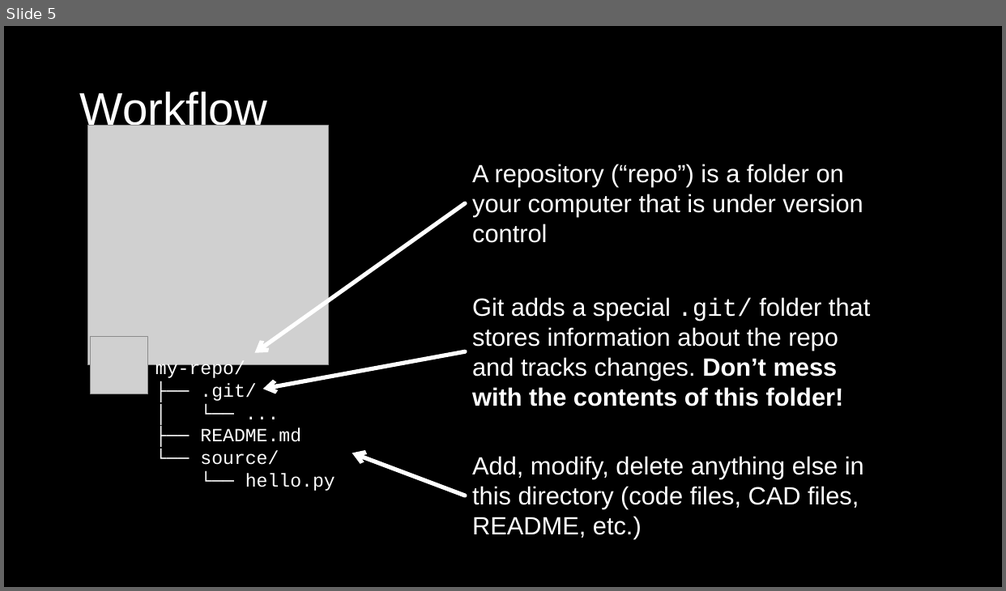
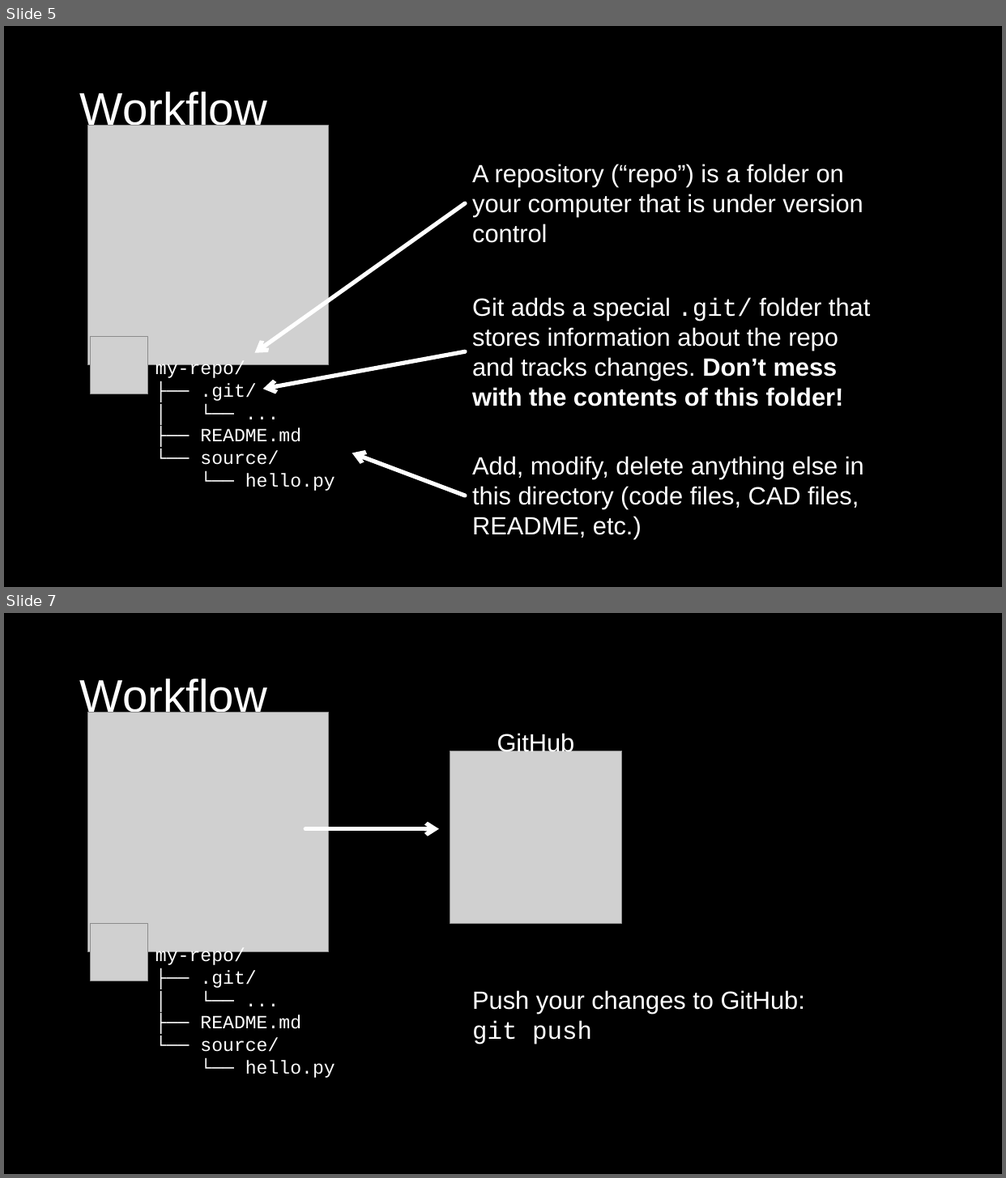
Before and after one commit to ShawnHymel/workshop-intro-to-git-and-github, a slide deck: slides/intro-to-git-and-github.pptx. Shown one above the other, each under a label of ours: slide 5 before the commit, slides 5 and 7 after it; the slides between them are not shown. The pictures are 1006x591 and 1006x1178 pixels, drawn with LibreOffice and Linux fonts; fonts in the diff are those of the drawing; grey boxes stand for pictures. Boxes give left, top, right and bottom in pixels: in the first picture for what was removed or moved away, otherwise in the second. Text is boxed around its words. In the diff, an @@ line names an element or a change of style, - is before the commit and + after.

```diff
--- a/slides/intro-to-git-and-github.pptx
+++ b/slides/intro-to-git-and-github.pptx
@@ slide 7 added at <box>4,613,1002,1174</box>, background #000000 @@
@@ title added at <box>80,679,267,720</box>, 44 pt, text #FFFFFF @@
+Workflow
@@ picture added at <box>88,712,328,952</box> @@
@@ text added at <box>497,732,575,756</box>, 24 pt, text #FFFFFF @@
+GitHub
@@ picture added at <box>450,751,621,923</box> @@
@@ arrow added from (305, 829) to (439, 829), #FFFFFF 4 pt @@
@@ picture added at <box>90,924,147,982</box> @@
@@ text added at <box>155,948,335,1078</box>, 18 pt, text #FFFFFF @@
+my-repo/
+├── .git/
+│ └── ...
+├── README.md
+└── source/
+└── hello.py
@@ text added at <box>472,990,805,1045</box>, 24 pt, text #FFFFFF @@
+Push your changes to GitHub:
+git push
```
Also in this commit, not shown: 2 other slides added, 1 slide removed, 32 other files.
